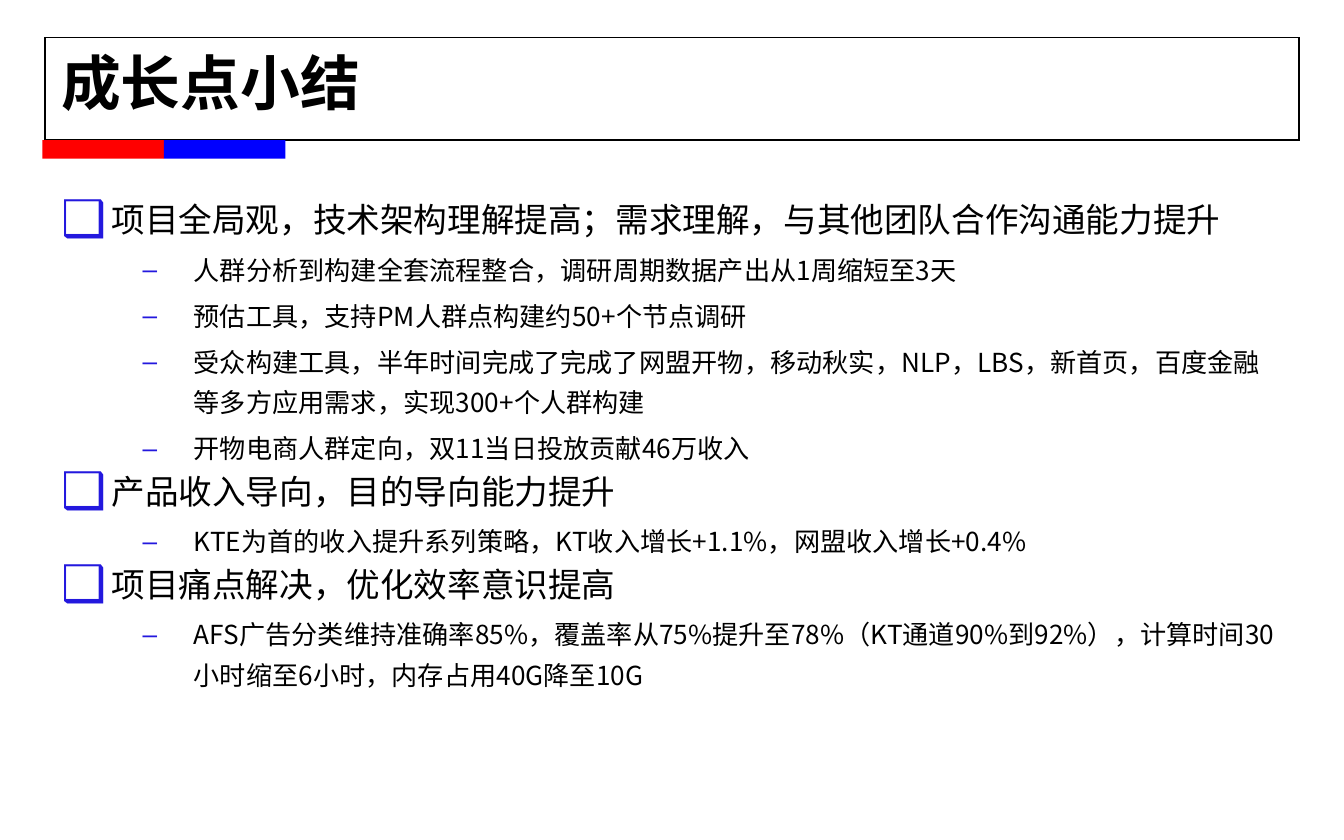
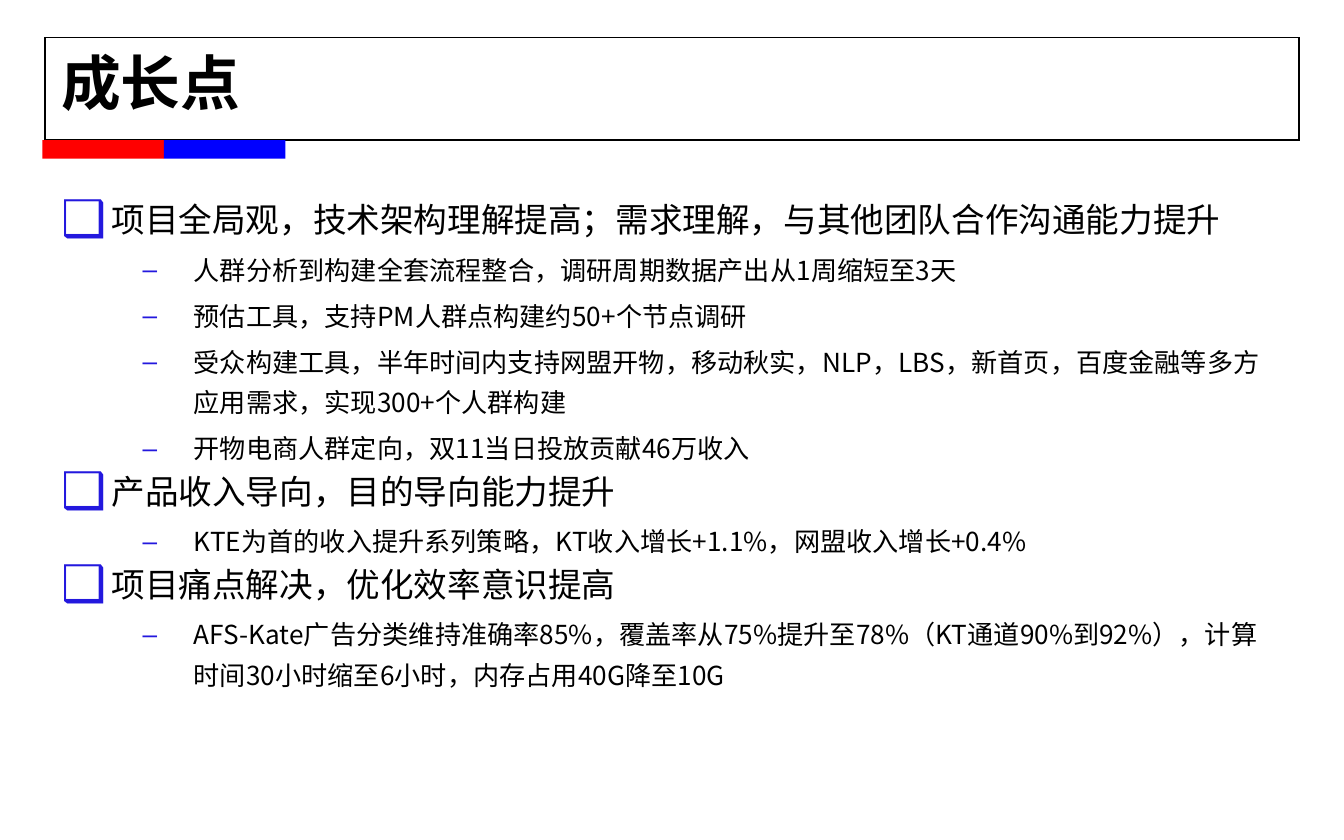
Before and after one commit to alexxyjiang/baidu-tech-report, a slide deck: slide 12 of For T5/蒋学渊_2015年春工作述职.pptx (slide 14 before the commit). Drawn at 1344x840 pixels with LibreOffice and Linux fonts; fonts in the diff are those of the drawing; background and template pictures are left out. Boxes give left, top, right and bottom in pixels: in the first picture for what was removed or moved away, otherwise in the second. Text is boxed around its words. In the diff, an @@ line names an element or a change of style, - is before the commit and + after.

```diff
--- a/For T5/蒋学渊_2015年春工作述职.pptx
+++ b/For T5/蒋学渊_2015年春工作述职.pptx
@@ title at [61, 54, 240, 111]: text changed @@
-成长点小结
+成长点
@@ text at [194, 350, 1260, 415]: text changed @@
-  – 受众构建工具，半年时间完成了完成了网盟开物，移动秋实，NLP，LBS，新首页，百度金融等多方应用需求，实现300+个人群构建
+  – 受众构建工具，半年时间内支持网盟开物，移动秋实，NLP，LBS，新首页，百度金融等多方应用需求，实现300+个人群构建
@@ text at [194, 621, 1258, 688]: text changed @@
-  – AFS广告分类维持准确率85%，覆盖率从75%提升至78%（KT通道90%到92%），计算时间30小时缩至6小时，内存占用40G降至10G
+  – AFS-Kate广告分类维持准确率85%，覆盖率从75%提升至78%（KT通道90%到92%），计算时间30小时缩至6小时，内存占用40G降至10G
```
Also in this commit, not shown: 8 other slides changed, 2 slides added, 4 slides removed, 11 other files.
